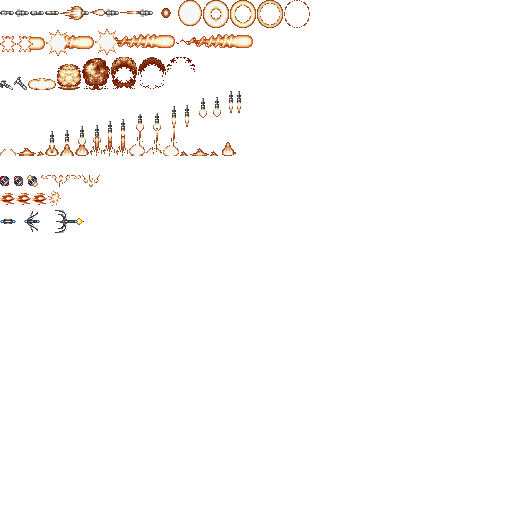
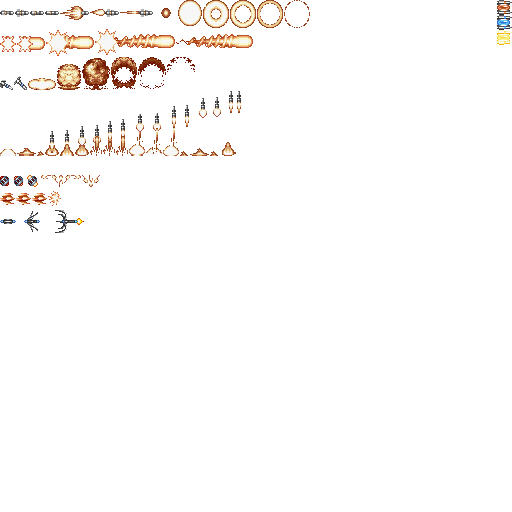
The second (512, 512) image is a revision of the first. Changes to its layers:
added layer "Layer 27" in group "Falcon" over <box>497,0,512,45</box>
